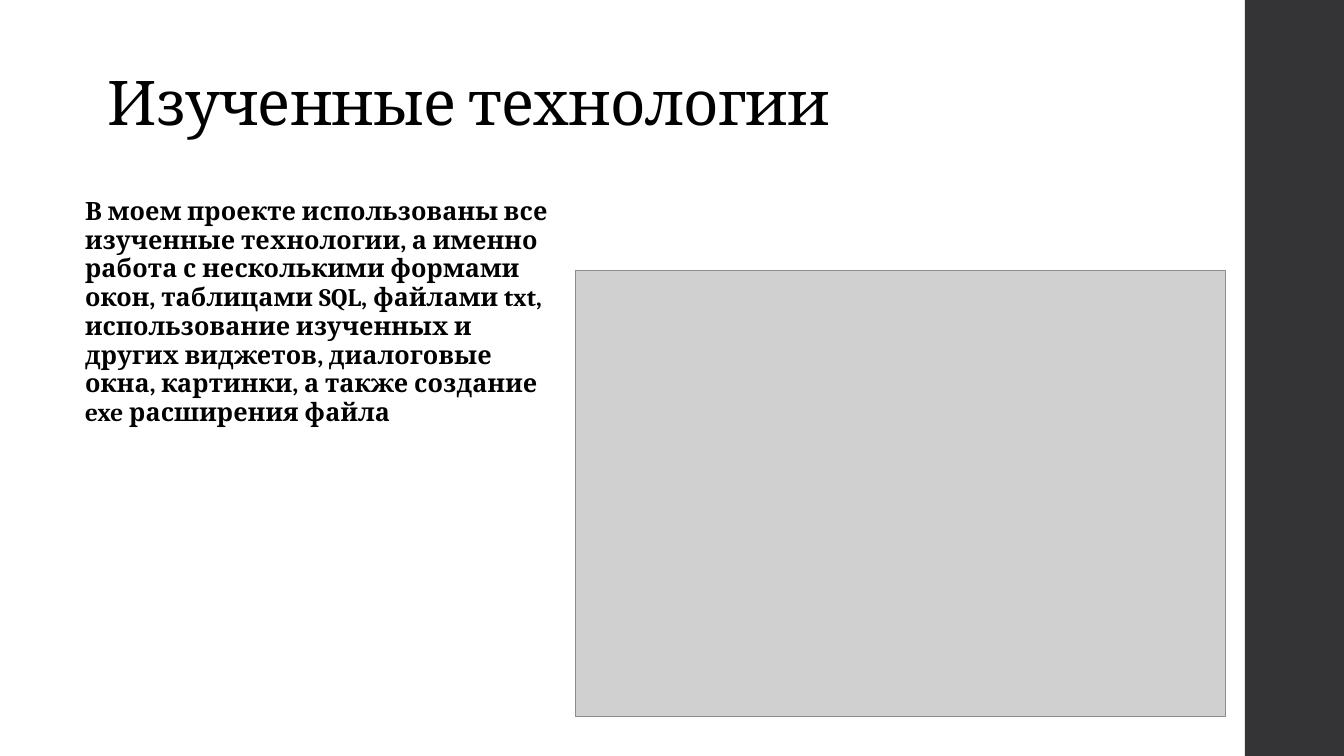
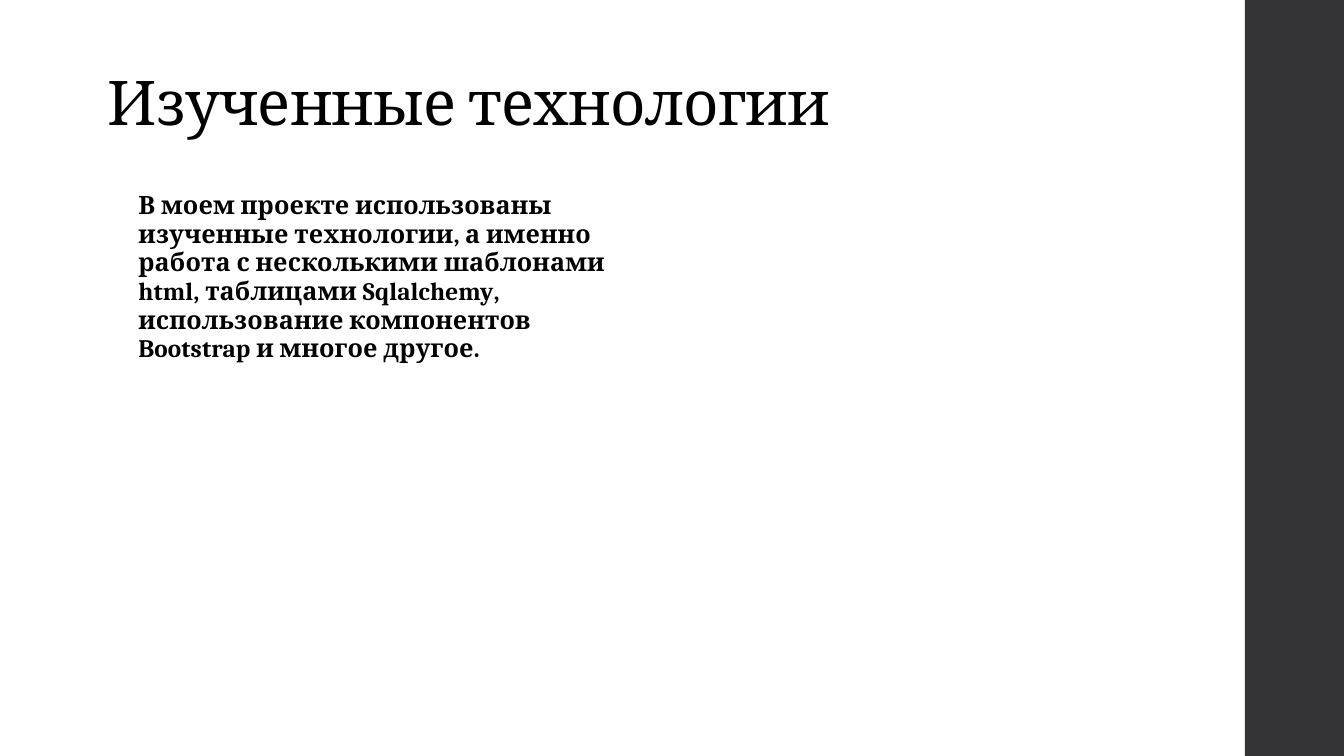
Before and after one commit to Asklit/WebOnlineStore, a slide deck: slide 8 of documents/online_store.pptx (slide 10 before the commit). Drawn at 1344x756 pixels with LibreOffice and Linux fonts; fonts in the diff are those of the drawing; grey boxes stand for pictures. Boxes give left, top, right and bottom in pixels: in the first picture for what was removed or moved away, otherwise in the second. Text is boxed around its words. In the diff, an @@ line names an element or a change of style, - is before the commit and + after.

```diff
--- a/documents/online_store.pptx
+++ b/documents/online_store.pptx
@@ text at box(138, 196, 604, 363): text changed @@
-В моем проекте использованы все изученные технологии, а именно работа с несколькими формами окон, таблицами SQL, файлами txt, использование изученных и других виджетов, диалоговые окна, картинки, а также создание exe расширения файла
+В моем проекте использованы изученные технологии, а именно работа с несколькими шаблонами html, таблицами Sqlalchemy, использование компонентов Bootstrap и многое другое.
@@ picture removed at box(576, 270, 1226, 716) @@
```
Also in this commit, not shown: 6 other slides changed, 1 slide added, 3 slides removed.
